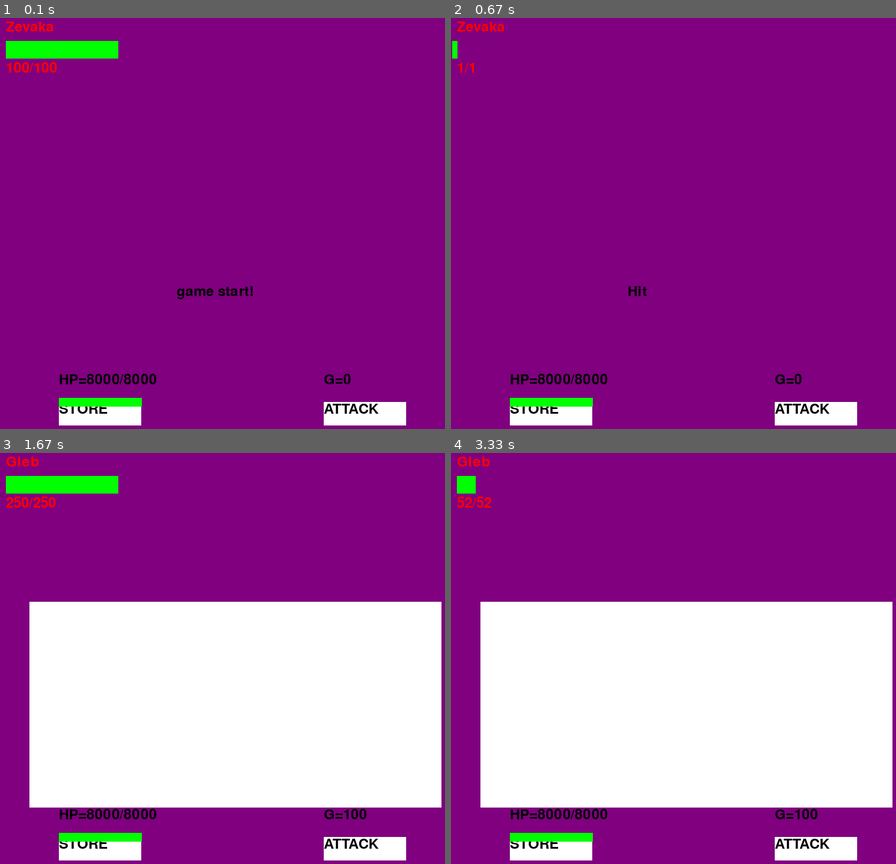
Above: before the commit, frames 1-4 (two rows, left to right).
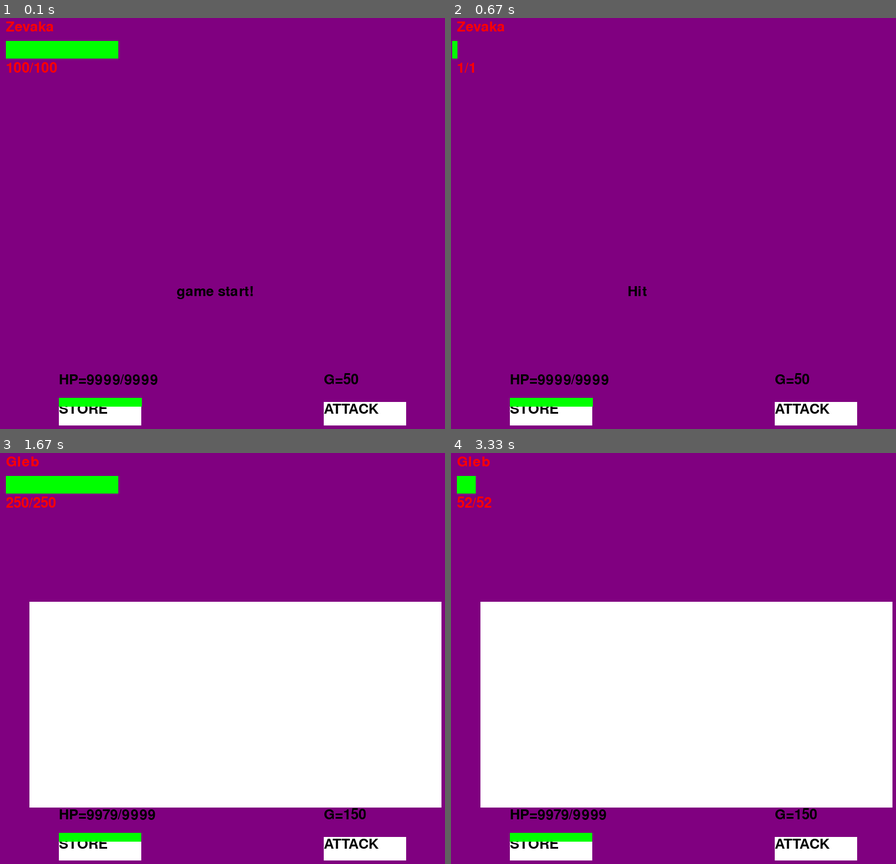
Above: after the commit, the same moments.

Repository: router97/CritGame
Game: pygame game, started from main/main.py
The game is run twice, just before and just after one commit, with the same random seed, the same clock (stepped at 60 frames per second) and the same inputs.
Inputs:
- Up to frame 1 (0.1 s): no input
- Up to frame 2 (0.67 s): click "ATTACK" at 0.38 s
- Up to frame 3 (1.67 s): click "STORE" at 0.72 s; click "ATTACK" at 1.22 s
- Up to frame 4 (3.33 s): click "ATTACK" at 3.05 s

The runs differ from the first frame. In frame 1, 0.2% of the frame differs, in the area x 19-81%, y 86-90%; in frame 2, 0.2%; in frame 3, 0.3%, in the area x 19-83%, y 86-95%; in frame 4, 0.3%.

Commit message:
added player class

Diff:
--- a/main/data/functions.py
+++ b/main/data/functions.py
@@ -15,18 +15,6 @@
 # # #
 
 
-# Healing
-def heal(player_stat, player_max_stat, amount):
-    if player_stat == player_max_stat:
-        pass
-    elif player_stat >= player_max_stat-amount:
-        player_stat = player_max_stat
-    else:
-        player_stat += amount
-    return player_stat, player_max_stat
-# # #
-
-
 # Shop functions
 def store_call():
     for item_type in shop.keys():
@@ -34,11 +22,6 @@
         for key in shop[item_type].keys():
             print(f"\t{key}: {shop[item_type][key]['name']} ({shop[item_type][key]['price']})")
 
-def store_call_menu():
-    for item_type in shop.keys():
-        print(f"\n{item_type}:")
-        for key in shop[item_type].keys():
-            print(f"\t{key}: {shop[item_type][key]['name']} ({shop[item_type][key]['price']})")
 
 def buy(player_max_health, player_damage, crit_chance, player_health, player_money, player_max_health_base, player_damage_base, shop, player_input, player_mana, player_max_mana):
     no_money = False
@@ -94,9 +77,9 @@
     return updated_stats
 
 # Functions to handle round progression
-def win(enemy, enemy_counter, player_money, sound):
+def win(enemy, player, enemy_counter, sound):
     pygame.mixer.Sound.play(sound)
-    return enemy_counter+1, player_money+enemy.reward
+    return player.money+enemy.reward, enemy_counter+1
 
 def lose_check(player_health):
     """Returns True if the player's health reaches 0"""
--- /dev/null
+++ b/main/data/player_class_module.py
@@ -0,0 +1,26 @@
+class Player:
+
+    action = None
+
+    def __init__(self, health, damage, crit_chance, money):
+        self.health = health
+        self.max_health = health
+        self.damage = damage
+        self.crit_chance = crit_chance
+        self.money = money
+
+    def __str__(self):
+        return f"{self.health}|{self.damage}|{self.crit_chance}|{self.money}"
+
+    def heal(self, amount):
+        """Heals the player by the amount given, not reaching over the max health.
+
+        Args:
+            amount (int): Heal amount.
+        """
+        if self.health == self.max_health:
+            return
+        elif self.health >= self.max_health-amount:
+            self.health = self.max_health
+        else:
+            self.health += amount
--- a/main/data/variables.py
+++ b/main/data/variables.py
@@ -1,12 +1,8 @@
-player_health = 8000
-player_max_health = 8000
-player_max_health_base = 100
-player_mana = 100
-player_max_mana = 100
-player_max_mana_base = 100
-player_damage = 99
+player_health_base = 9999
+player_mana_base = 9999
 player_damage_base = 99
-crit_chance = 4
+player_crit_chance_base = 4
+player_money_base = 50
+
 enemy_counter = 0
-player_money = 0
 player_input = ''
--- a/main/main.py
+++ b/main/main.py
@@ -7,6 +7,7 @@
 import json
 import pygame
 from data.enemy_class_module import Enemy, EnemyBoss
+from data.player_class_module import Player
 from data.variables import *
 from data.constants import *
 from data.functions import *
@@ -56,6 +57,7 @@
 clock = pygame.time.Clock()
 playing = True
 enemy = enemies[enemy_counter]
+player = Player(player_health_base, player_damage_base, player_crit_chance_base, player_money_base)
 # # #
 
 
@@ -66,7 +68,7 @@
     clock.tick(FPS)
     screen.fill(DARK_PURPLE)
     mouse = pygame.mouse.get_pos()
-    player_input = ''
+    player.action = ''
     random_int = (random.randint(0, 10))
     # # #
 
@@ -88,7 +90,7 @@
 
     # HEALTH LINE
     pygame.draw.line(screen, GREEN, (10, 100) , (enemy.health/enemy.max_health*200, 100), 30)
-    pygame.draw.line(screen, GREEN, (100, HEIGHT-100) , (player_health/player_max_health*240, HEIGHT-100), 15)
+    pygame.draw.line(screen, GREEN, (100, HEIGHT-100) , (player.health/player.max_health*240, HEIGHT-100), 15)
     # # #
 
 
@@ -99,13 +101,13 @@
     text_enemy_name = font_button.render(enemy.name, True , RED)
     screen.blit(text_enemy_name, (10, 50))
 
-    text_player_health = font_button.render(f"HP={player_health}/{player_max_health}", True, BLACK)
+    text_player_health = font_button.render(f"HP={player.health}/{player.max_health}", True, BLACK)
     screen.blit(text_player_health, (100, HEIGHT-150))
 
     text_action = font_button.render(action, True, BLACK)
     screen.blit(text_action, (WIDTH/2-100, 500))
 
-    text_money = font_button.render(f"G={player_money}", True, BLACK)
+    text_money = font_button.render(f"G={player.money}", True, BLACK)
     screen.blit(text_money, (WIDTH/2+150, HEIGHT-150))
     # # #
 
@@ -125,14 +127,14 @@
         if event.type == pygame.MOUSEBUTTONDOWN:
             if WIDTH/2+150 <= mouse[0] <= WIDTH/2+150+140 and HEIGHT-100 <= mouse[1] <= HEIGHT-100+40:
 
-                player_input = 'a'
+                player.action = 'attack'
                 pygame.mixer.Sound.play(hit_sound)
                 pygame.draw.rect(screen, GREEN, [WIDTH/2+150, HEIGHT-100, 140, 40])
                 screen.blit(text_attack, (WIDTH/2+150+10, HEIGHT-100+4))
 
             elif WIDTH/2-300 <= mouse[0] <= WIDTH/2-300+140 and HEIGHT-100 <= mouse[1] <= HEIGHT-100+40:
 
-                player_input = 's'
+                player.action = 'store'
                 open_store = not open_store
                 pygame.draw.rect(screen, GREEN, [WIDTH/2-300, HEIGHT-100, 140, 40])
                 screen.blit(text_store, (WIDTH/2-300+20, HEIGHT-100+4))
@@ -140,34 +142,37 @@
 
 
     # ATTACKS
-    if player_input == 'a':
-        if random_int <= crit_chance:
+    if player.action == 'attack':
+        if random_int <= player.crit_chance:
             action = 'Hit'
-            enemy.health = attack(enemy.health, player_damage)
+            enemy.health = attack(enemy.health, player.damage)
         elif random_int in (5, 6, 7):
             action = 'CRITICAL HIT'
-            enemy.health = crit_attack(enemy.health, player_damage)
+            enemy.health = crit_attack(enemy.health, player.damage)
+    # # #
 
-    elif player_input[0:3] == 'buy':
+
+    # # #
+    elif player.action[0:3] == 'buy':
         new_values = (buy(player_max_health, player_damage, crit_chance, player_health, player_money, player_max_health_base, player_damage_base))
         player_health, player_max_health, player_mana, player_max_mana, player_damage, crit_chance, player_money = new_values
     # # #
 
 
     # COUNTER ATTACK
-    if random_int >= 8 and player_input not in ('s', ''):
+    if random_int >= 8 and player.action not in ('s', ''):
         action = 'COUNTER ATTACK'
-        player_health = counter_attack(player_health, enemy.damage)
+        player.health = counter_attack(player.health, enemy.damage)
     # # #
 
 
     # ROUND PROGRESSION
-    if lose_check(player_health):
+    if lose_check(player.health):
         action = '--- You lose! ---'
         playing = False
     elif enemy.health <= 0:
         action = '--- You win! ---'
-        enemy_counter, player_money = win(enemy, enemy_counter, player_money, death_sound)
+        player.money, enemy_counter = win(enemy, player, enemy_counter, death_sound)
         if enemy_counter == len(enemies):
             playing = False
         else:
@@ -175,5 +180,9 @@
     # # #
 
 
+    # # #
     pygame.display.update()
+    # # #
+
+
 # # #
